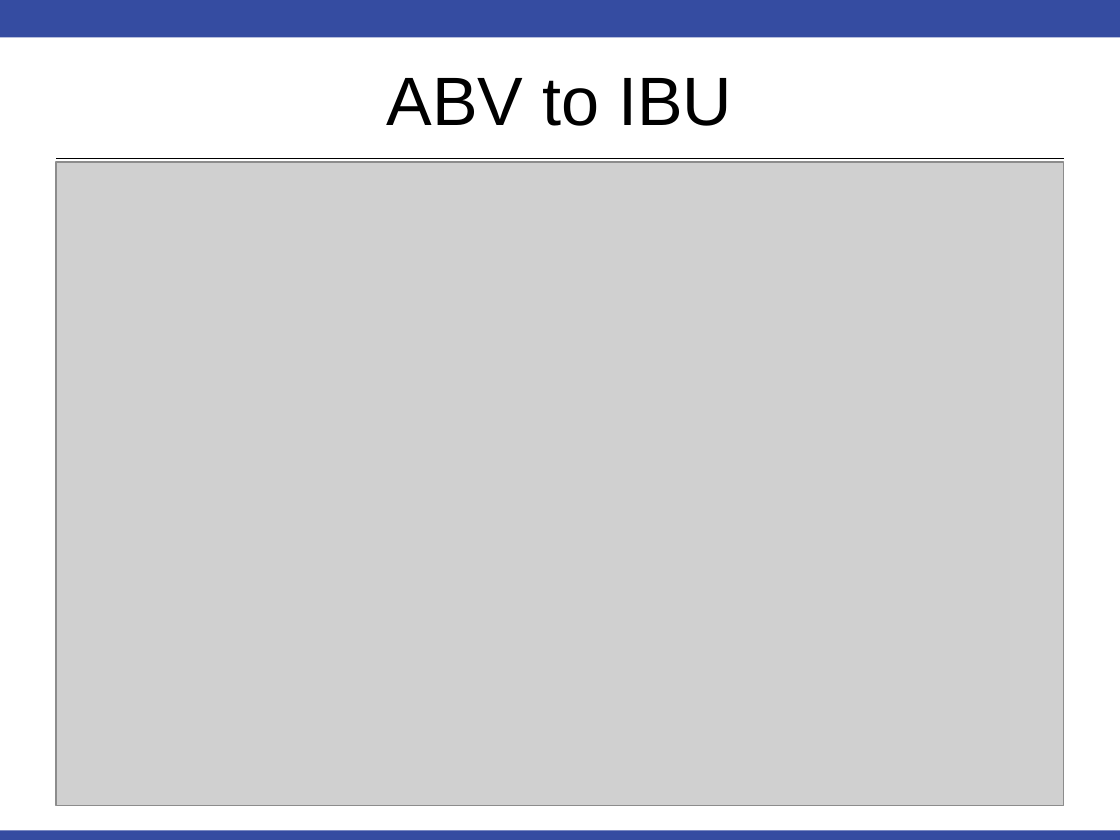
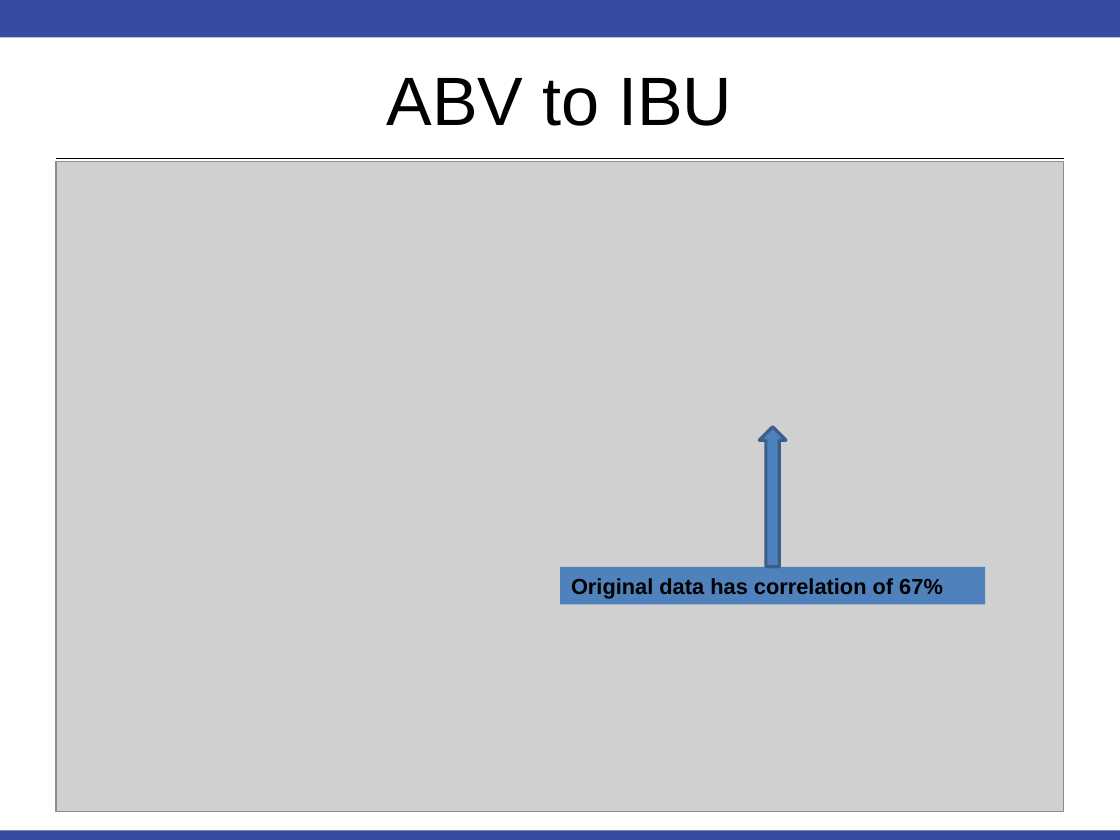
Before and after one commit to mbhedge/Unit_8_Preso, a slide deck: slide 9 of Unit 9 Case Study_Nelson_Hedge.pptx (slide 12 before the commit). Drawn at 1120x840 pixels with LibreOffice and Linux fonts; fonts in the diff are those of the drawing; grey boxes stand for pictures. Boxes give left, top, right and bottom in pixels: in the first picture for what was removed or moved away, otherwise in the second. Text is boxed around its words. In the diff, an @@ line names an element or a change of style, - is before the commit and + after.

Commit message:
new ppt

```diff
--- a/Unit 9 Case Study_Nelson_Hedge.pptx
+++ b/Unit 9 Case Study_Nelson_Hedge.pptx
@@ picture: place and size @@
-picture at [56,162,1064,806]
+picture at [56,162,1064,812]
@@ right arrow added at [759,427,786,567], fill #4F81BD, outline #3A5F8C 2 pt @@
@@ rectangle added at [560,567,986,605], fill #4F81BD, 14 pt, text #000000, bold @@
+Original data has correlation of 67%
```
Also in this commit, not shown: 6 other slides changed, 4 slides added, 6 slides removed.
